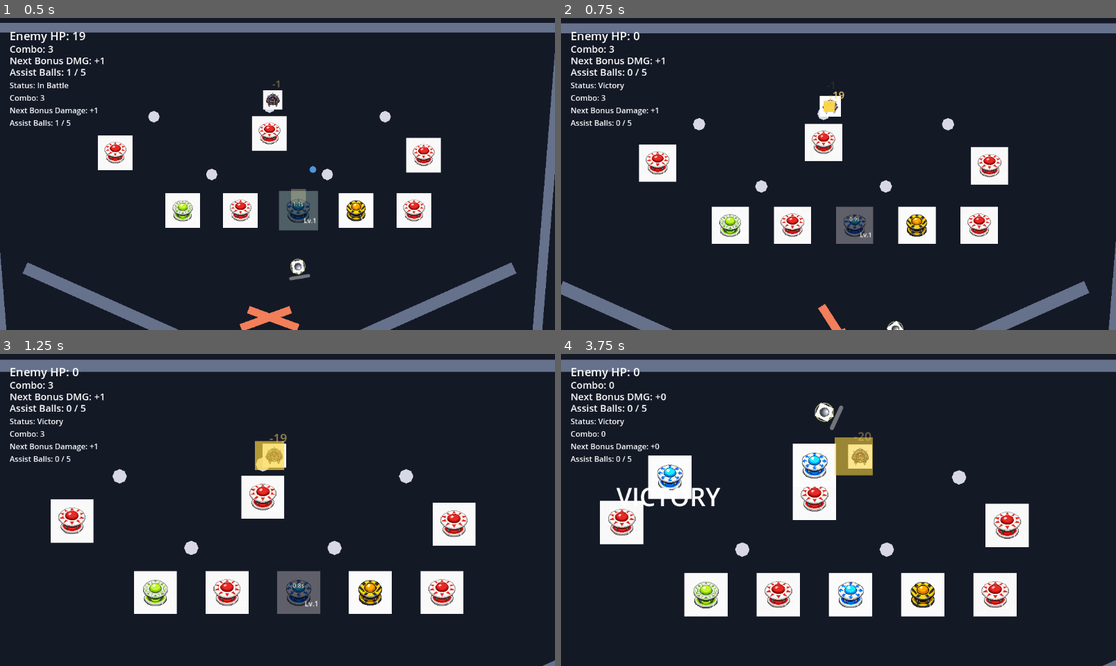
Above: before the commit, frames 1-4 (two rows, left to right).
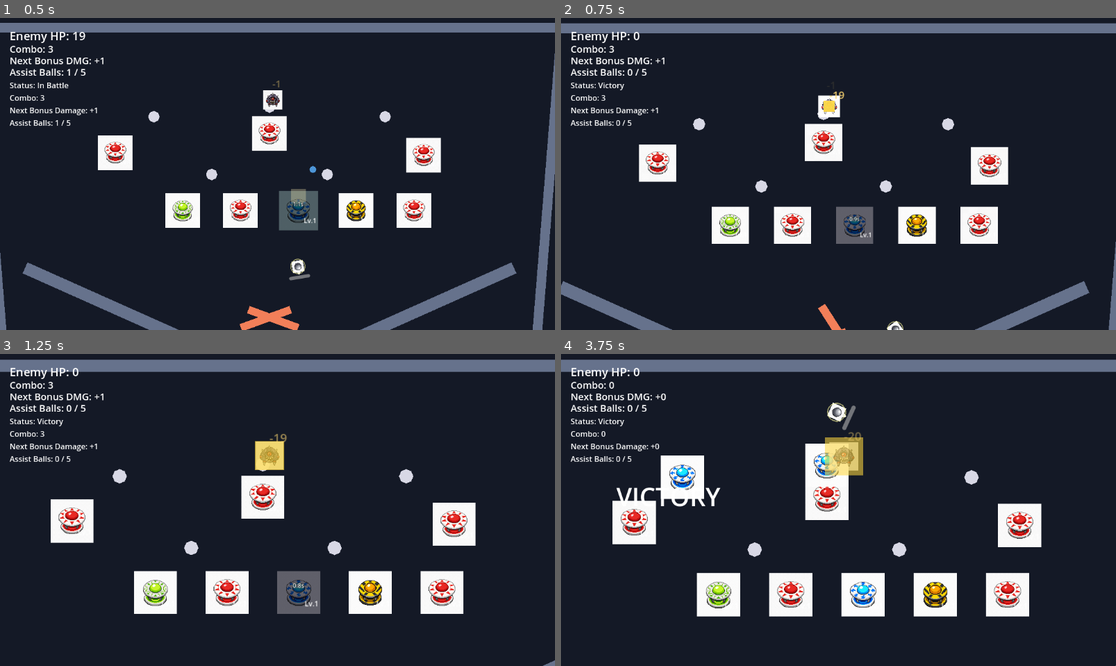
Above: after the commit, the same moments.

Repository: hamayu691-hamy/codex_godot
Game: Godot game, scene res://scenes/PinballBattleScene.tscn
Same seed, same stepped clock (60 frames per second), same inputs: the game is played once before the commit and once after it. The project has no main scene, so this scene is started directly.
Inputs (mouse positions are in pixels of both pictures, inside the frame that each line leads up to):
- Up to frame 1 (0.5 s): no input
- Up to frame 2 (0.75 s): move the mouse to (677, 152) at 0.52 s; hold Right from 0.53 s (still down); tap K at 0.6 s; click (677, 152) at 0.67 s
- Up to frame 3 (1.25 s): keep holding Right
- Up to frame 4 (3.75 s): move the mouse to (821, 497) at 1.27 s; release Right at 1.28 s; hold Left 1.28-2.03 s; tap B at 1.35, 3.6 s; click (821, 497) at 1.42 s; move the mouse to (982, 466) at 2.02 s; hold R 2.03-2.78 s; hold Right 2.03-3.53 s; click (982, 466) at 2.17 s; move the mouse to (677, 488) at 2.77 s; tap K at 2.85 s; click (677, 488) at 2.92 s; move the mouse to (821, 497) at 3.52 s; hold Left from 3.53 s (still down); click (821, 497) at 3.67 s

Frame 1 is identical in both runs. In frame 2, less than 0.1% of the frame differs, in the area x 46-51%, y 24-32%; in frame 3, 0.3%; in frame 4, 11%, in the area x 7-100%, y 15-100%.

Commit message:
Add enemy defeat fade animation

Diff:
--- a/scripts/gameplay/enemy.gd
+++ b/scripts/gameplay/enemy.gd
@@ -15,7 +15,13 @@
 @export var attack_type: String = "bullet"
 @export var attack_interval: float = 1.1
 
+const ENEMY_DEFEAT_FADE_DURATION: float = 0.6
+const ENEMY_DEFEAT_SCALE_MULTIPLIER: float = 1.25
+const ENEMY_DEFEAT_FLASH_COLOR: Color = Color(1.0, 1.0, 1.0, 1.0)
+
 var _attack_elapsed: float = 0.0
+var is_defeated: bool = false
+var _is_playing_defeat_animation: bool = false
 
 var _start_position: Vector2 = Vector2.ZERO
 var _move_direction: float = 1.0
@@ -28,6 +34,8 @@
 		current_hp = max_hp
 
 func _physics_process(delta: float) -> void:
+	if is_defeated:
+		return
 	var movement: Vector2 = Vector2.ZERO
 	if move_axis == "vertical":
 		movement = Vector2(0.0, _move_direction * move_speed * delta)
@@ -50,16 +58,20 @@
 		_move_direction *= -1.0
 
 func take_damage(damage: int) -> void:
+	if is_defeated:
+		return
 	if damage <= 0:
 		return
 	current_hp -= damage
 	hit.emit(self, damage)
 	if current_hp <= 0:
 		current_hp = 0
+		is_defeated = true
+		_stop_defeated_enemy_activity()
 		defeated.emit(self)
 
 func can_attack() -> bool:
-	return current_hp > 0 and attack_interval > 0.0 and attack_type != ""
+	return not is_defeated and current_hp > 0 and attack_interval > 0.0 and attack_type != ""
 
 func should_fire_attack(delta: float) -> bool:
 	if not can_attack():
@@ -75,8 +87,55 @@
 	_attack_elapsed = 0.0
 
 func apply_knockback(direction: Vector2, strength: float) -> void:
+	if is_defeated:
+		return
 	if strength <= 0.0:
 		return
 	if direction == Vector2.ZERO:
 		return
 	_knockback_velocity += direction.normalized() * strength
+
+
+func reset_for_battle() -> void:
+	current_hp = max_hp
+	is_defeated = false
+	_is_playing_defeat_animation = false
+	modulate = Color.WHITE
+	_attack_elapsed = 0.0
+	_knockback_velocity = Vector2.ZERO
+	monitoring = true
+	monitorable = true
+	set_physics_process(true)
+	for child: Node in get_children():
+		var collision_shape: CollisionShape2D = child as CollisionShape2D
+		if collision_shape != null:
+			collision_shape.set_deferred("disabled", false)
+
+func play_defeat_animation() -> void:
+	if _is_playing_defeat_animation or is_queued_for_deletion():
+		return
+	_is_playing_defeat_animation = true
+	is_defeated = true
+	_stop_defeated_enemy_activity()
+
+	var base_scale: Vector2 = scale
+	var base_modulate: Color = modulate
+	modulate = ENEMY_DEFEAT_FLASH_COLOR
+
+	var tween: Tween = create_tween().set_parallel(true)
+	tween.tween_property(self, "scale", base_scale * ENEMY_DEFEAT_SCALE_MULTIPLIER, ENEMY_DEFEAT_FADE_DURATION).set_trans(Tween.TRANS_QUAD).set_ease(Tween.EASE_OUT)
+	tween.tween_property(self, "modulate", Color(base_modulate.r, base_modulate.g, base_modulate.b, 0.0), ENEMY_DEFEAT_FADE_DURATION).set_trans(Tween.TRANS_QUAD).set_ease(Tween.EASE_IN)
+	await tween.finished
+	queue_free()
+
+
+func _stop_defeated_enemy_activity() -> void:
+	_attack_elapsed = 0.0
+	_knockback_velocity = Vector2.ZERO
+	monitoring = false
+	monitorable = false
+	set_physics_process(false)
+	for child: Node in get_children():
+		var collision_shape: CollisionShape2D = child as CollisionShape2D
+		if collision_shape != null:
+			collision_shape.set_deferred("disabled", true)
--- a/scripts/gameplay/pinball_battle_scene.gd
+++ b/scripts/gameplay/pinball_battle_scene.gd
@@ -1086,10 +1086,10 @@
 	_is_victory = true
 	_stage_clear_sequence_id += 1
 	var sequence_id: int = _stage_clear_sequence_id
-	var focus_enemy: Enemy = _get_stage_clear_focus_enemy(defeated_enemy)
 	var defeated_position: Vector2 = game_camera.global_position
-	if focus_enemy != null:
-		defeated_position = focus_enemy.global_position
+	if is_instance_valid(defeated_enemy):
+		defeated_position = defeated_enemy.global_position
+		defeated_enemy.play_defeat_animation()
 
 	Engine.time_scale = CLEAR_SLOW_TIME_SCALE
 	ball.sleeping = true
@@ -1114,22 +1114,6 @@
 		return
 	_restore_stage_clear_state()
 	_enter_victory_state()
-
-func _get_stage_clear_focus_enemy(defeated_enemy: Enemy) -> Enemy:
-	var focus_enemy: Enemy = null
-	var lowest_instance_id: int = 0
-	for enemy: Enemy in enemies:
-		if not is_instance_valid(enemy) or enemy.current_hp <= 0:
-			continue
-		var instance_id: int = enemy.get_instance_id()
-		if focus_enemy == null or instance_id < lowest_instance_id:
-			focus_enemy = enemy
-			lowest_instance_id = instance_id
-	if focus_enemy != null:
-		return focus_enemy
-	if is_instance_valid(defeated_enemy):
-		return defeated_enemy
-	return null
 
 func _spawn_damage_popup(enemy: Enemy, damage: int) -> void:
 	if not is_instance_valid(enemy):
@@ -1329,8 +1313,10 @@
 
 func _update_enemy_hp_label() -> void:
 	var current_hp: int = 0
-	if enemies.size() > 0 and is_instance_valid(enemies[0]):
-		current_hp = enemies[0].current_hp
+	for enemy: Enemy in enemies:
+		if is_instance_valid(enemy) and enemy.current_hp > 0:
+			current_hp = enemy.current_hp
+			break
 	if current_hp < 0:
 		current_hp = 0
 	enemy_hp_label.text = "Enemy HP: %d" % current_hp
@@ -1541,12 +1527,9 @@
 	_is_game_over = false
 	_is_ball_alive = true
 	_spawn_bumpers()
+	_reset_enemies_for_battle()
 	_hovered_bumper = null
 	bumper_tooltip_panel.visible = false
-	for enemy: Enemy in enemies:
-		if is_instance_valid(enemy):
-			enemy.current_hp = enemy.max_hp
-			enemy.reset_attack_timer()
 	_ball_hp = _get_ball_max_hp()
 	_bullet_fire_elapsed = 0.0
 	_next_enemy_hit_bonus_damage = 0
@@ -1579,6 +1562,20 @@
 	_reset_player_damage_feedback()
 	reset_ball()
 
+func _reset_enemies_for_battle() -> void:
+	var valid_enemy_count: int = 0
+	for enemy: Enemy in enemies:
+		if is_instance_valid(enemy) and not enemy.is_queued_for_deletion():
+			valid_enemy_count += 1
+	if valid_enemy_count != enemy_configs.size():
+		for child: Node in enemies_root.get_children():
+			child.queue_free()
+		_spawn_enemies()
+		return
+	for enemy: Enemy in enemies:
+		if is_instance_valid(enemy):
+			enemy.reset_for_battle()
+
 func _restore_stage_clear_state() -> void:
 	_stage_clear_sequence_id += 1
 	_is_stage_clearing = false
